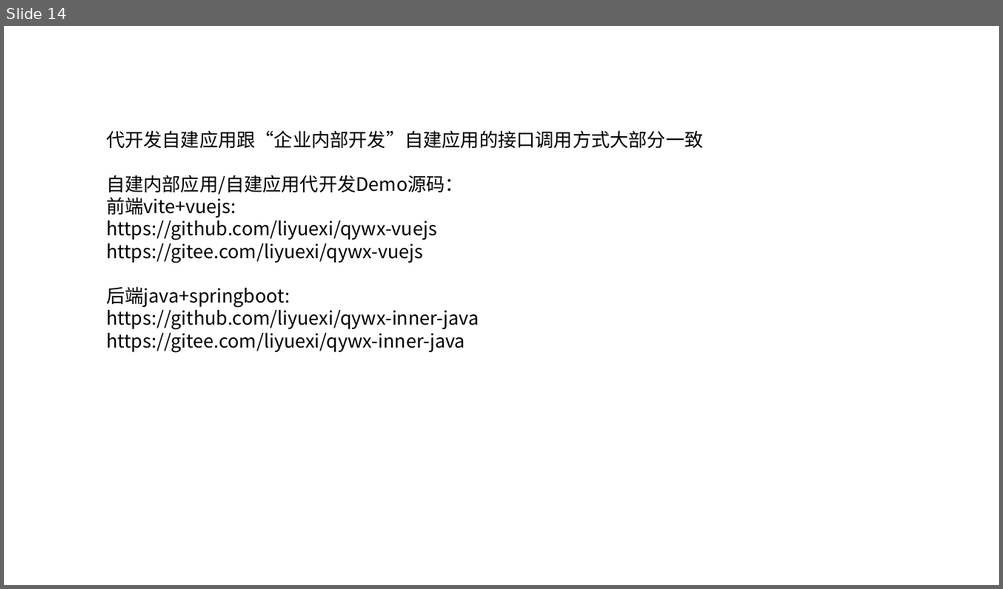
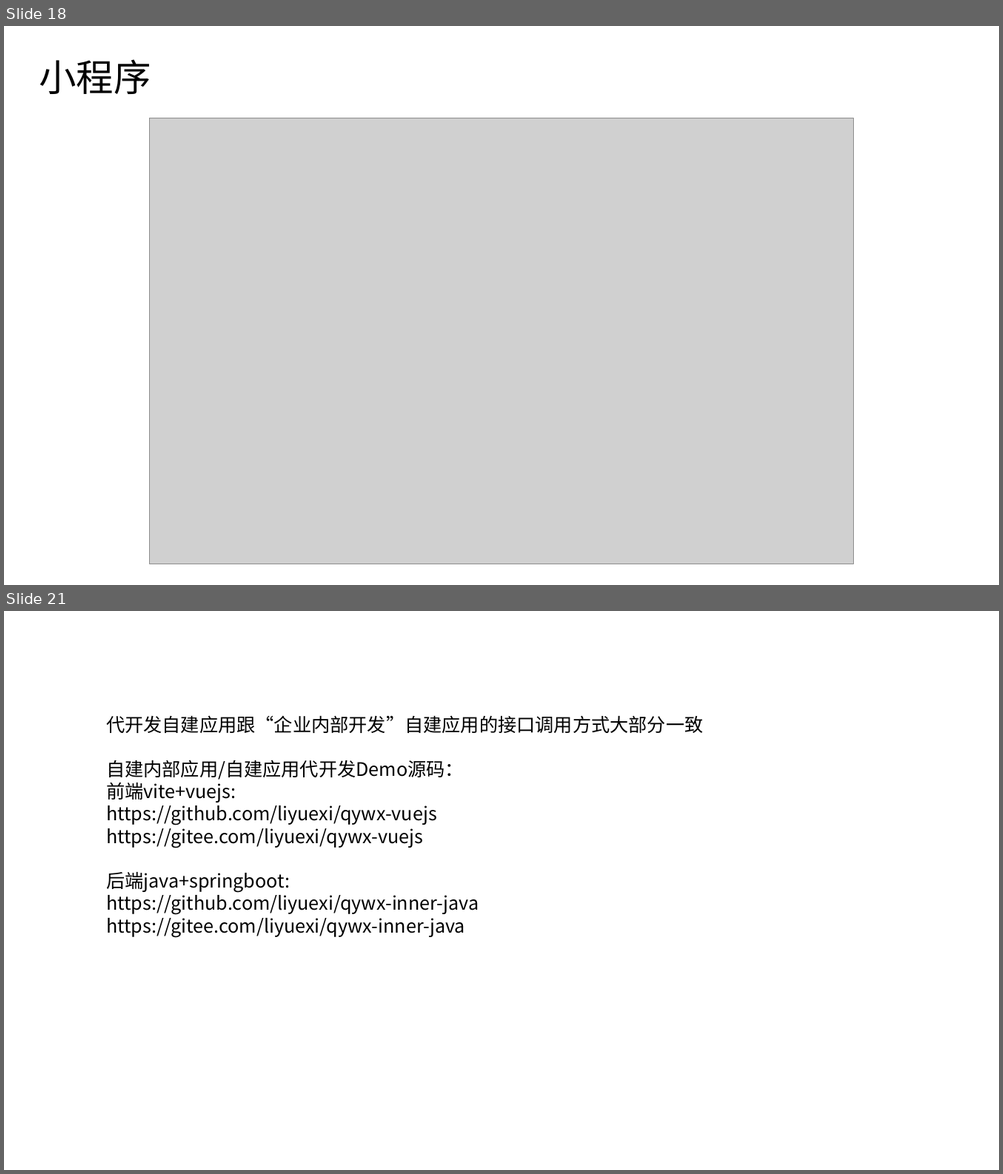
Before and after one commit to liyuexi/qywx-inner-java, a slide deck: 企业微信开发自建应用代开发篇.pptx. Shown one above the other, each under a label of ours: slide 14 before the commit, slides 18 and 21 after it; the slides between them are not shown. The pictures are 1003x589 and 1003x1174 pixels, drawn with LibreOffice and Linux fonts; fonts in the diff are those of the drawing; grey boxes stand for pictures. Boxes give left, top, right and bottom in pixels: in the first picture for what was removed or moved away, otherwise in the second. Text is boxed around its words. In the diff, an @@ line names an element or a change of style, - is before the commit and + after.

Commit message:
自建应用代开发小程序教程ppt

```diff
--- a/企业微信开发自建应用代开发篇.pptx
+++ b/企业微信开发自建应用代开发篇.pptx
@@ slide 18 added at (x1=4, y1=26, x2=999, y2=585), background #FFFFFF @@
@@ title added at (x1=39, y1=59, x2=151, y2=94), 36 pt, text #000000 @@
+小程序
@@ picture added at (x1=150, y1=118, x2=853, y2=564) @@
@@ what was slide 14 is now slide 21 @@
```
Also in this commit, not shown: 2 slides changed, 6 other slides added.
